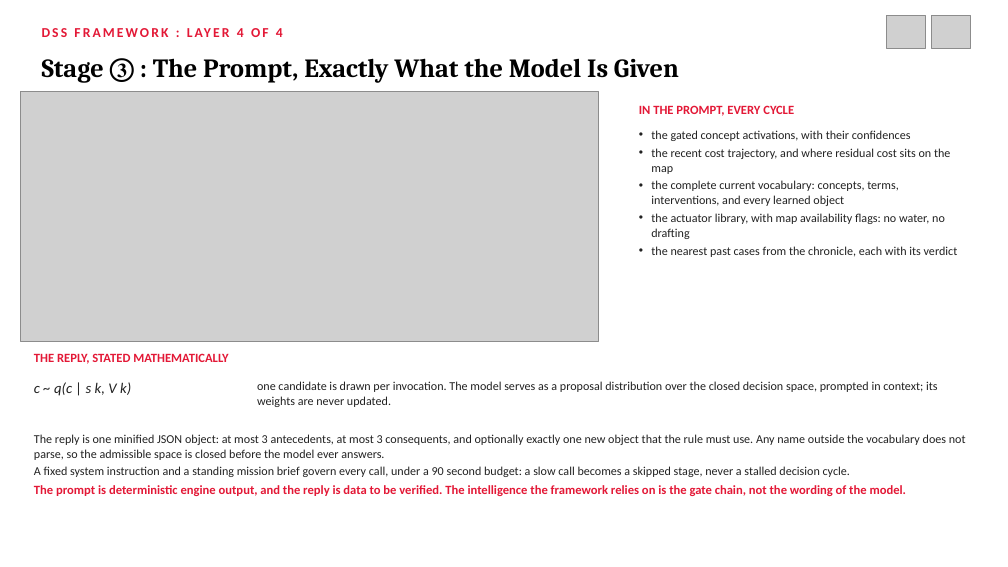
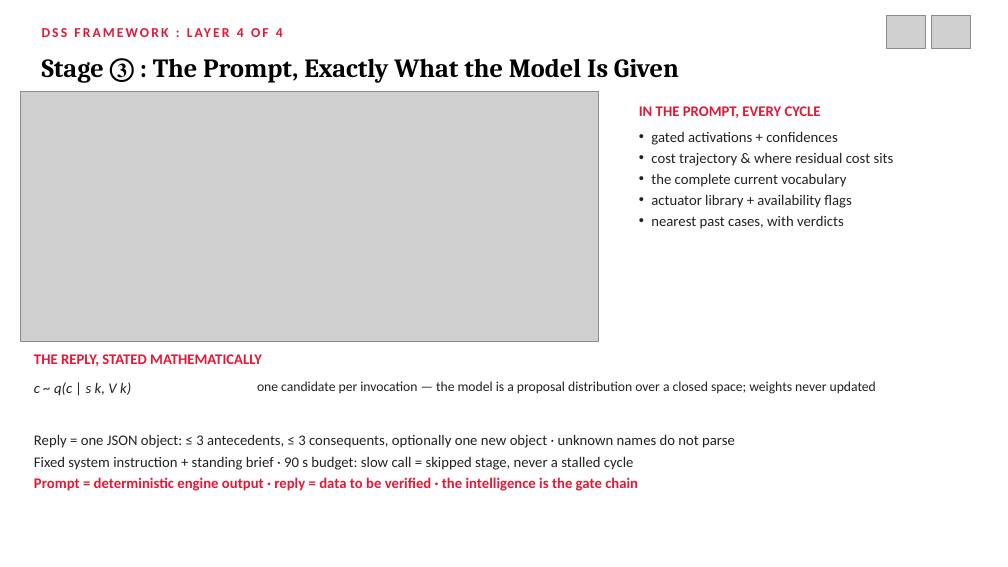
Before and after one commit to northwind13/Enhanced_DSS, a slide deck: slide 42 of 01_Thesis/DisasterAware_Presentation.pptx (slide 59 before the commit). Drawn at 1008x567 pixels with LibreOffice and Linux fonts; fonts in the diff are those of the drawing; grey boxes stand for pictures. Boxes give left, top, right and bottom in pixels: in the first picture for what was removed or moved away, otherwise in the second. Text is boxed around its words. In the diff, an @@ line names an element or a change of style, - is before the commit and + after.

```diff
--- a/01_Thesis/DisasterAware_Presentation.pptx
+++ b/01_Thesis/DisasterAware_Presentation.pptx
@@ text "IN THE PROMPT, EVERY CYCLE" at [639,106,821,118]: size 12 to 14 pt @@
@@ text at [651,131,894,229]: text changed; size 11.5 to 14 pt @@
-• the gated concept activations, with their confidences
-• the recent cost trajectory, and where residual cost sits on the map
-• the complete current vocabulary: concepts, terms, interventions, and every learned object
-• the actuator library, with map availability flags: no water, no drafting
-• the nearest past cases from the chronicle, each with its verdict
+• gated activations + confidences
+• cost trajectory & where residual cost sits
+• the complete current vocabulary
+• actuator library + availability flags
+• nearest past cases, with verdicts
@@ text "THE REPLY, STATED MATHEMATICALLY" at [34,354,262,366]: size 12 to 14 pt @@
@@ text at [257,381,876,394]: text changed; size 11.5 to 13 pt @@
-one candidate is drawn per invocation. The model serves as a proposal distribution over the closed decision space, prompted in context; its weights are never updated.
+one candidate per invocation — the model is a proposal distribution over a closed space; weights never updated
@@ text at [34,434,735,491]: text changed; size 11.5 to 14 pt @@
-The reply is one minified JSON object: at most 3 antecedents, at most 3 consequents, and optionally exactly one new object that the rule must use. Any name outside the vocabulary does not parse, so the admissible space is closed before the model ever answers.
-A fixed system instruction and a standing mission brief govern every call, under a 90 second budget: a slow call becomes a skipped stage, never a stalled decision cycle.
-The prompt is deterministic engine output, and the reply is data to be verified. The intelligence the framework relies on is the gate chain, not the wording of the model.
+Reply = one JSON object: ≤ 3 antecedents, ≤ 3 consequents, optionally one new object · unknown names do not parse
+Fixed system instruction + standing brief · 90 s budget: slow call = skipped stage, never a stalled cycle
+Prompt = deterministic engine output · reply = data to be verified · the intelligence is the gate chain
```
Also in this commit, not shown: 56 other slides changed, 6 slides added, 22 slides removed, 1 other file.
